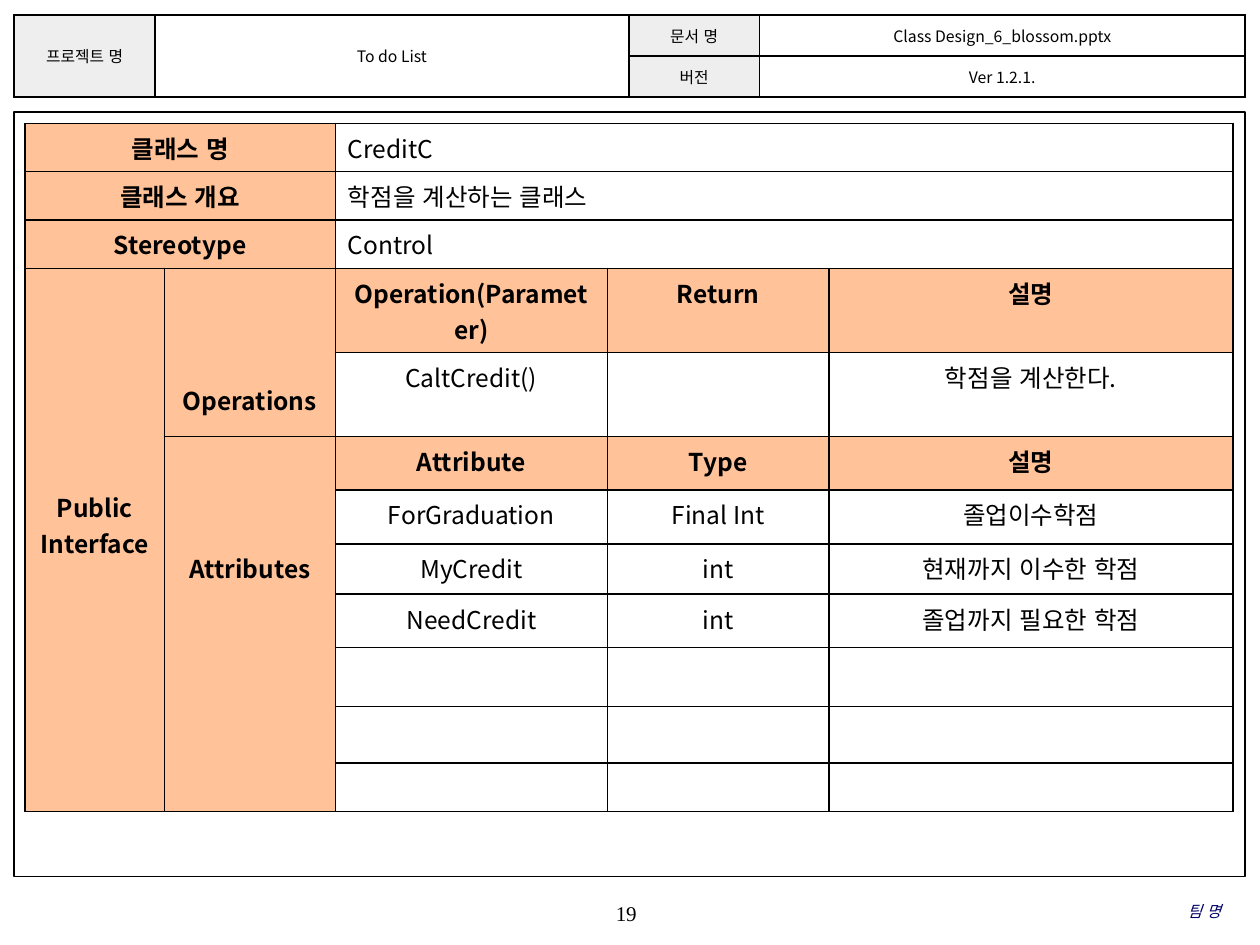
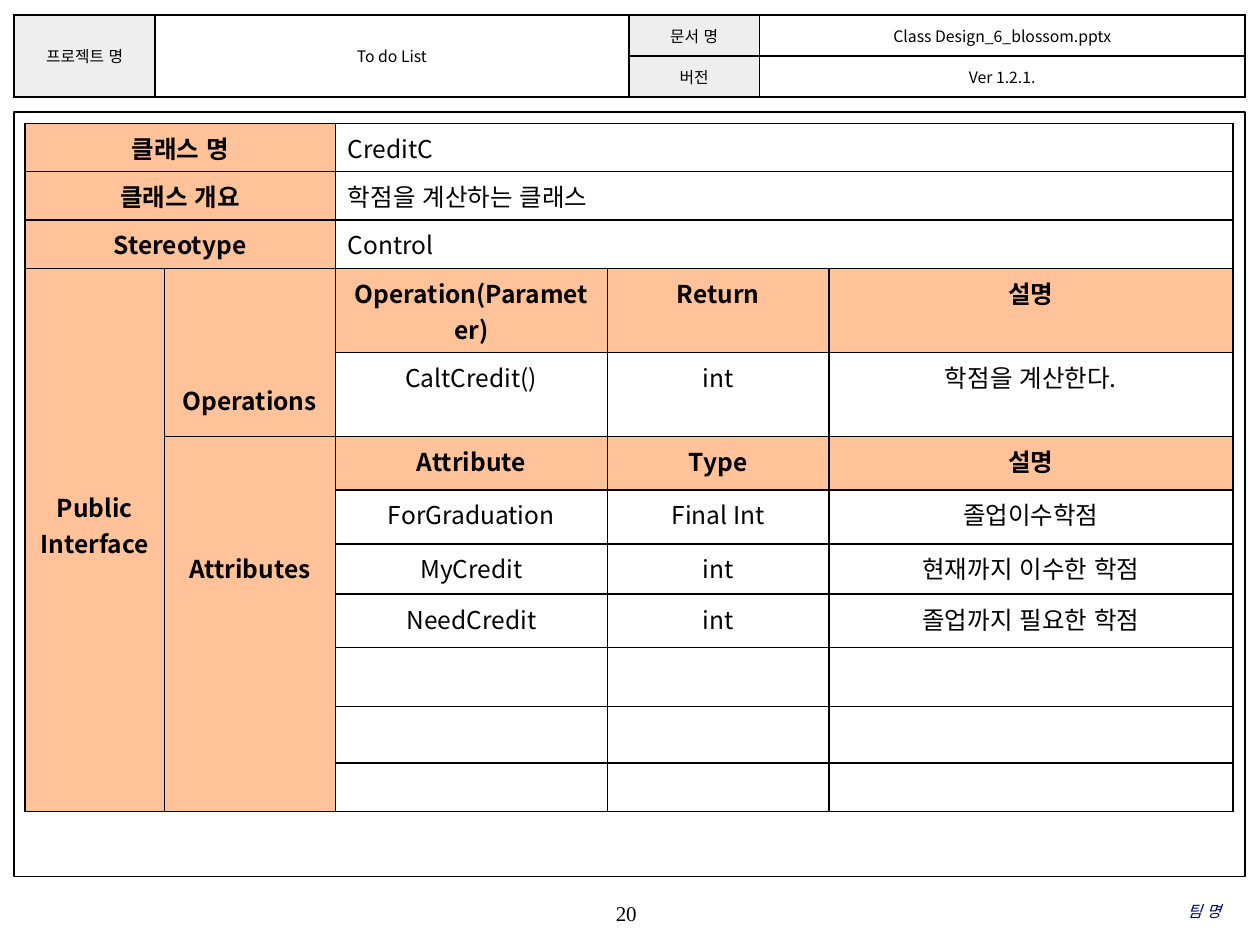
Before and after one commit to SE-admin/SE2017_6_blossom, a slide deck: slide 20 of doc/3_ 설계서/Class Design_6_blossom.pptx (slide 19 before the commit). Drawn at 1260x945 pixels with LibreOffice and Linux fonts; fonts in the diff are those of the drawing; background and template pictures are left out. Boxes give left, top, right and bottom in pixels: in the first picture for what was removed or moved away, otherwise in the second. Text is boxed around its words. In the diff, an @@ line names an element or a change of style, - is before the commit and + after.

```diff
--- a/doc/3_ 설계서/Class Design_6_blossom.pptx
+++ b/doc/3_ 설계서/Class Design_6_blossom.pptx
@@ table at bbox=[25, 123, 1235, 756] @@
-row 5, column 4: 
+row 5, column 4: int
@@ page number at bbox=[616, 907, 637, 922]: text changed @@
-19
+20
```
Also in this commit, not shown: 15 other slides changed, 1 slide added.
